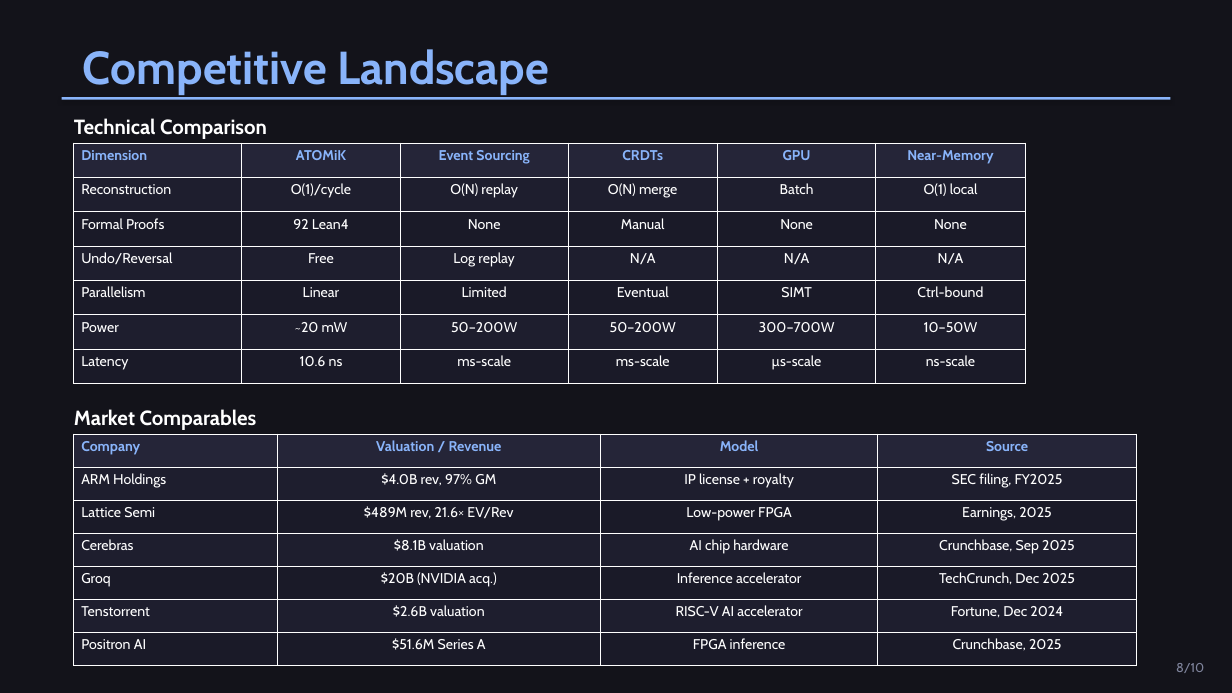
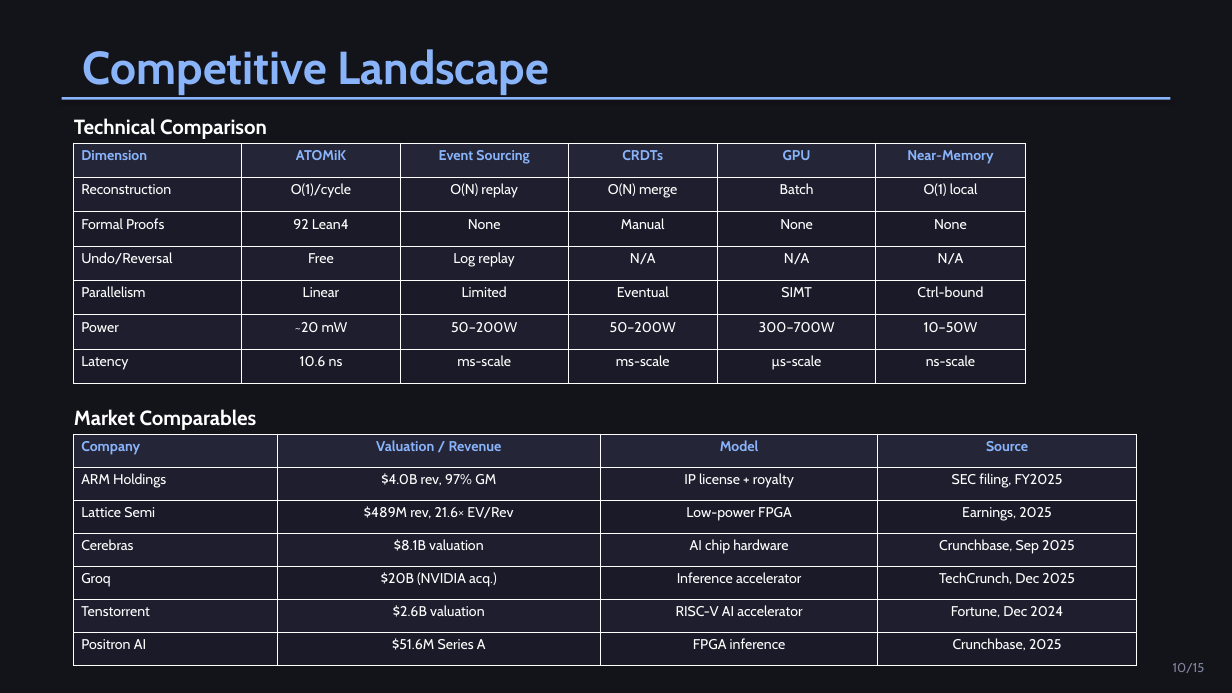
Before and after one commit to MatthewHRockwell/ATOMiK, a slide deck: slide 10 of business/pitch_deck/ATOMiK_Investor_Deck.pptx. Drawn at 1232x693 pixels with LibreOffice and Linux fonts; fonts in the diff are those of the drawing. Boxes give left, top, right and bottom in pixels: in the first picture for what was removed or moved away, otherwise in the second. Text is boxed around its words. In the diff, an @@ line names an element or a change of style, - is before the commit and + after.

```diff
--- a/business/pitch_deck/ATOMiK_Investor_Deck.pptx
+++ b/business/pitch_deck/ATOMiK_Investor_Deck.pptx
@@ text at (1173, 663, 1205, 673): text changed @@
-8/10
+10/15
```
Also in this commit, not shown: 9 other slides changed, 5 slides added, 6 slides removed, 44 other files.
